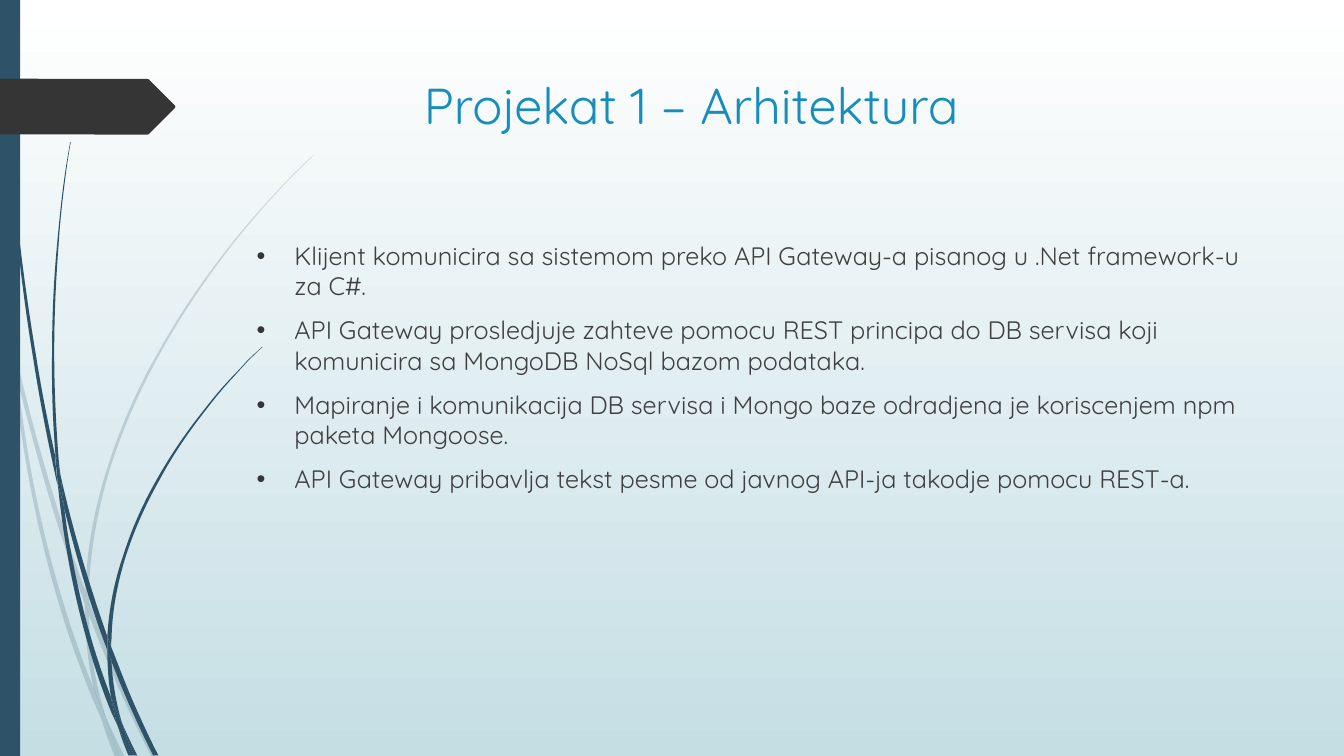
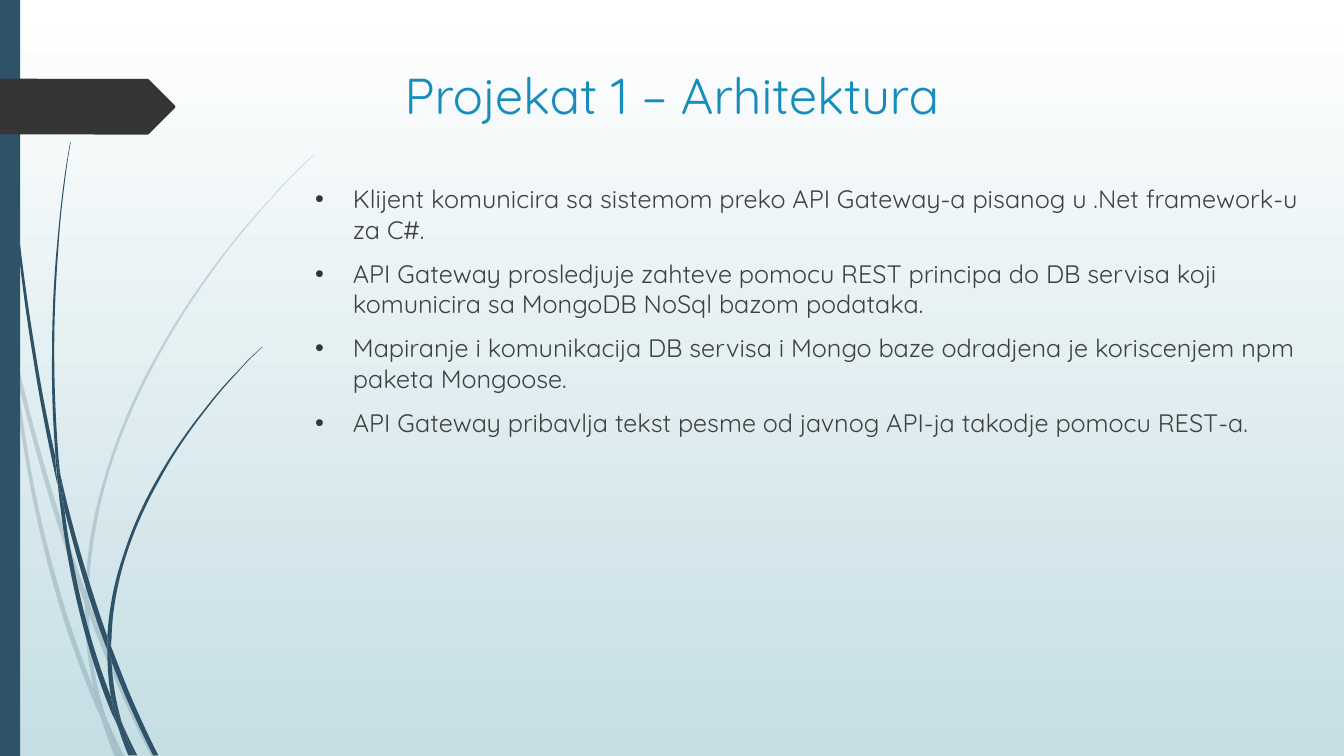
Before and after one commit to TeaMitic/SOA, a slide deck: slide 4 of Prezentacija projekata/Servisno-orijentisane arhitekture – Projekti.pptx. Drawn at 1344x756 pixels with LibreOffice and Linux fonts; fonts in the diff are those of the drawing. Boxes give left, top, right and bottom in pixels: in the first picture for what was removed or moved away, otherwise in the second. Text is boxed around its words. In the diff, an @@ line names an element or a change of style, - is before the commit and + after.

```diff
--- a/Prezentacija projekata/Servisno-orijentisane arhitekture – Projekti.pptx
+++ b/Prezentacija projekata/Servisno-orijentisane arhitekture – Projekti.pptx
@@ title "Projekat 1 – Arhitektura" moved from (x1=424, y1=86, x2=958, y2=134) to (x1=405, y1=76, x2=939, y2=124) @@
@@ text "Klijent komunicira sa sistemom preko ..." moved from (x1=294, y1=246, x2=1239, y2=493) to (x1=353, y1=189, x2=1298, y2=437) @@
```
Also in this commit, not shown: 9 other slides changed.
